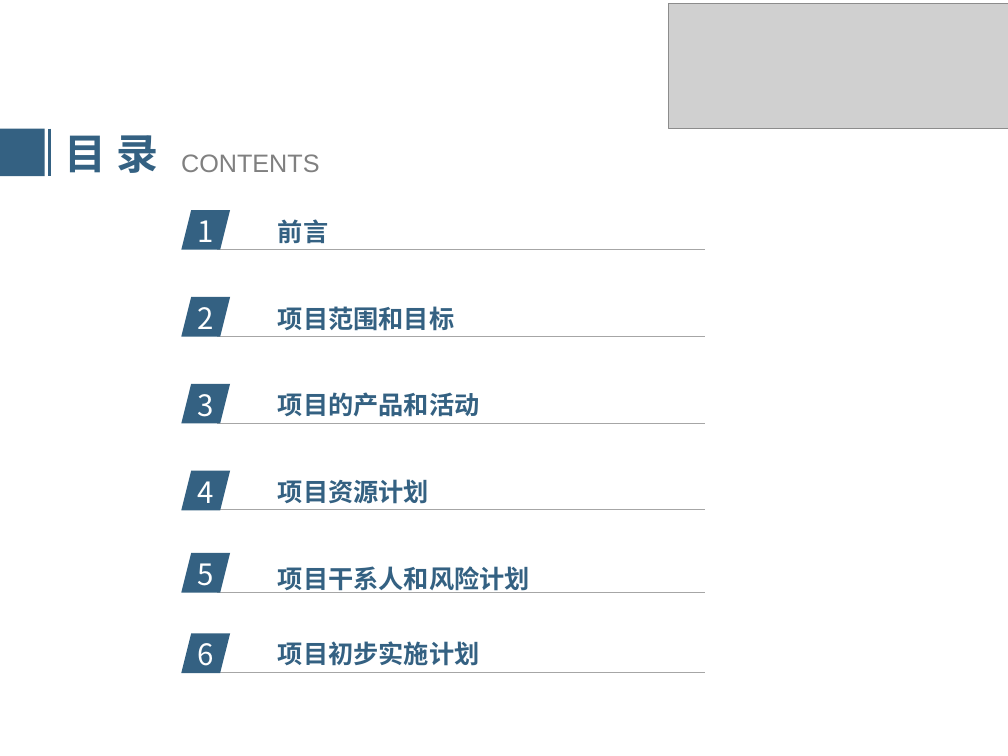
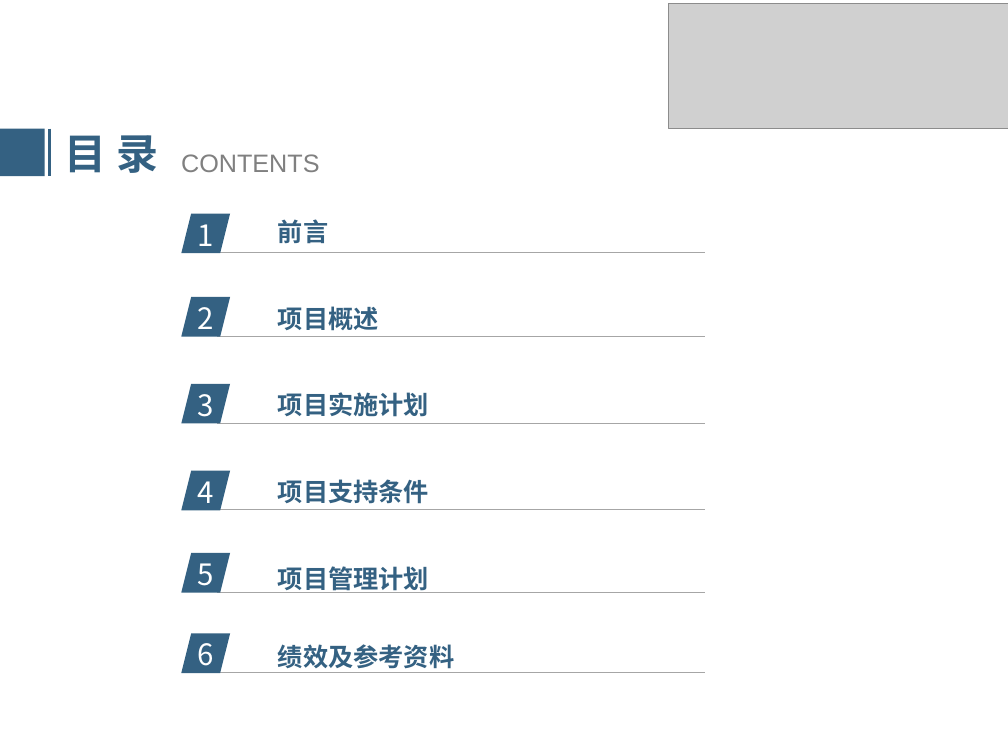
Before and after one commit to popopoi/PRD2018-G07, a slide deck: slide 2 of 受控文档/项目计划/PRD2018-G07-项目计划PPT.pptx. Drawn at 1008x756 pixels with LibreOffice and Linux fonts; fonts in the diff are those of the drawing; grey boxes stand for pictures; background and template pictures are left out. Boxes give left, top, right and bottom in pixels: in the first picture for what was removed or moved away, otherwise in the second. Text is boxed around its words. In the diff, an @@ line names an element or a change of style, - is before the commit and + after.

Commit message:
修订［PRD2018-G07-可行性分析报告］（修改了预算表） 修订［PRD2018-G07-需求工程项目计划］（修改了预算表／采购表） 修订［PRD2018-G07-成本管理计划］（修改了预算表） 修订［PRD2018-G07-配置管理计划］（修改了会议文档的上传规范） 修订［PRD2018-G07-采购管理计划］（修改了采购表） 修订［PRD2018-G07-项目计划PPT］（丰富和完善了内容）

```diff
--- a/受控文档/项目计划/PRD2018-G07-项目计划PPT.pptx
+++ b/受控文档/项目计划/PRD2018-G07-项目计划PPT.pptx
@@ 1 text, 1 line, 1 parallelogram: place and size @@
-1 text, 1 line, 1 parallelogram at bbox=[181, 210, 705, 251]
+1 text, 1 line, 1 parallelogram at bbox=[181, 214, 705, 254]
@@ text at bbox=[278, 306, 379, 331]: text changed @@
-项目范围和目标
+项目概述
@@ text at bbox=[278, 392, 429, 417]: text changed @@
-项目的产品和活动
+项目实施计划
@@ text at bbox=[278, 479, 429, 504]: text changed @@
-项目资源计划
+项目支持条件
@@ text at bbox=[278, 566, 429, 593]: text changed @@
-项目干系人和风险计划
+项目管理计划
@@ text at bbox=[278, 644, 454, 673]: text changed @@
-项目初步实施计划
+绩效及参考资料
```
Also in this commit, not shown: 5 other slides changed, 14 slides added, 3 slides removed, 5 other files.
